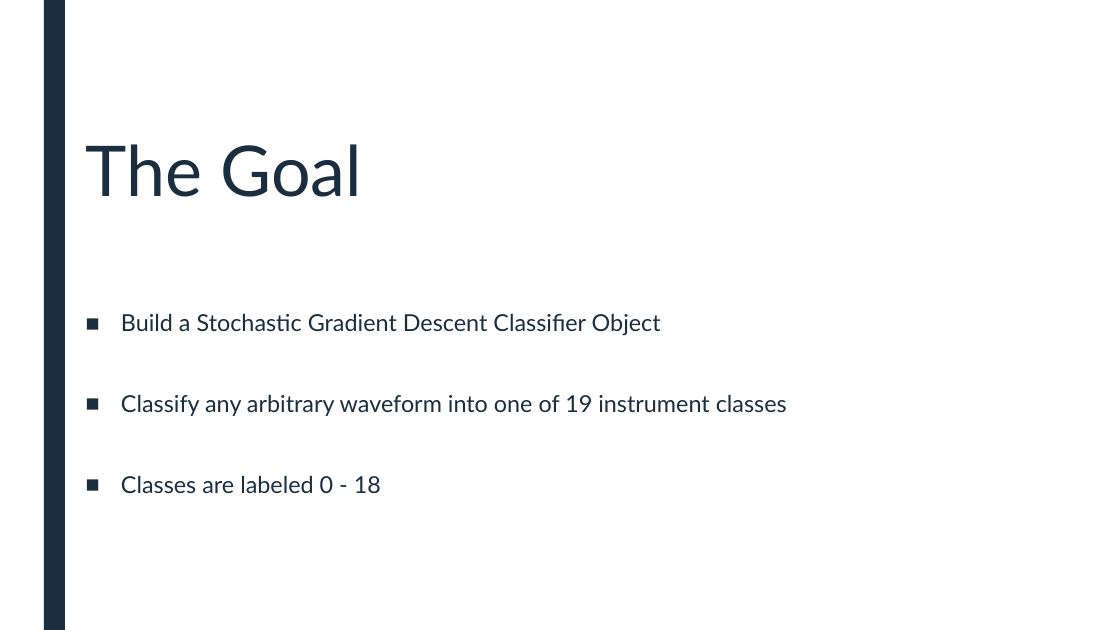
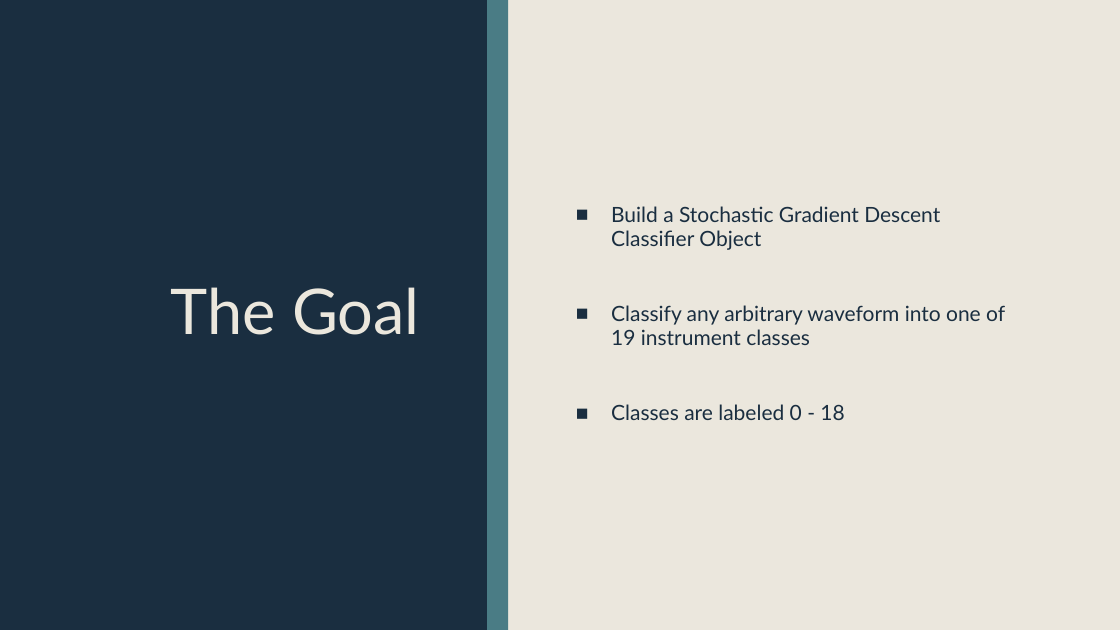
Before and after one commit to landonbuell/Buell-Senior-Thesis, a slide deck: slide 4 of Presentations/8_Jan_2020.pptx (slide 3 before the commit). Drawn at 1120x630 pixels with LibreOffice and Linux fonts; fonts in the diff are those of the drawing. Boxes give left, top, right and bottom in pixels: in the first picture for what was removed or moved away, otherwise in the second. Text is boxed around its words. In the diff, an @@ line names an element or a change of style, - is before the commit and + after.

```diff
--- a/Presentations/8_Jan_2020.pptx
+++ b/Presentations/8_Jan_2020.pptx
@@ background #FFFFFF to #EBE7DD @@
@@ rectangle added at (0, 0, 487, 630), fill #1A2E40 @@
@@ rectangle added at (487, 0, 508, 630), fill #4A7C85 @@
@@ title "The Goal": place and size @@
-title "The Goal" at (86, 144, 362, 197)
+title "The Goal" at (171, 287, 420, 335)
@@ title "The Goal" at (171, 287, 420, 335): size 60 to 54 pt, text colour #1A2E40 to #EBE7DD; alignment left to right; vertical alignment bottom to middle @@
@@ text "Build a Stochastic Gradient Descent ...": place and size @@
-text "Build a Stochastic Gradient Descent ..." at (121, 313, 787, 493)
+text "Build a Stochastic Gradient Descent ..." at (611, 206, 1005, 420)
@@ text "Build a Stochastic Gradient Descent ..." at (611, 206, 1005, 420): size 20 to 18 pt; vertical alignment top to middle @@
```
Also in this commit, not shown: 19 other slides changed, 2 other files.
